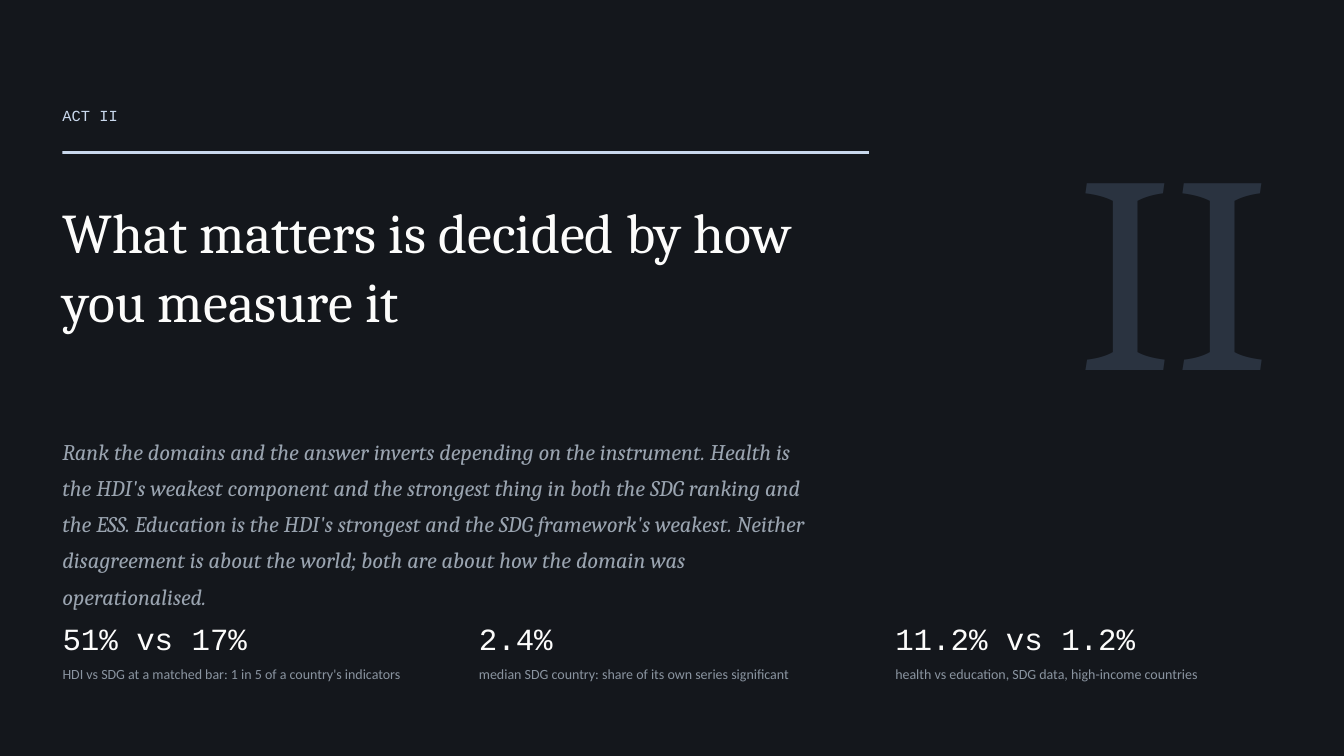
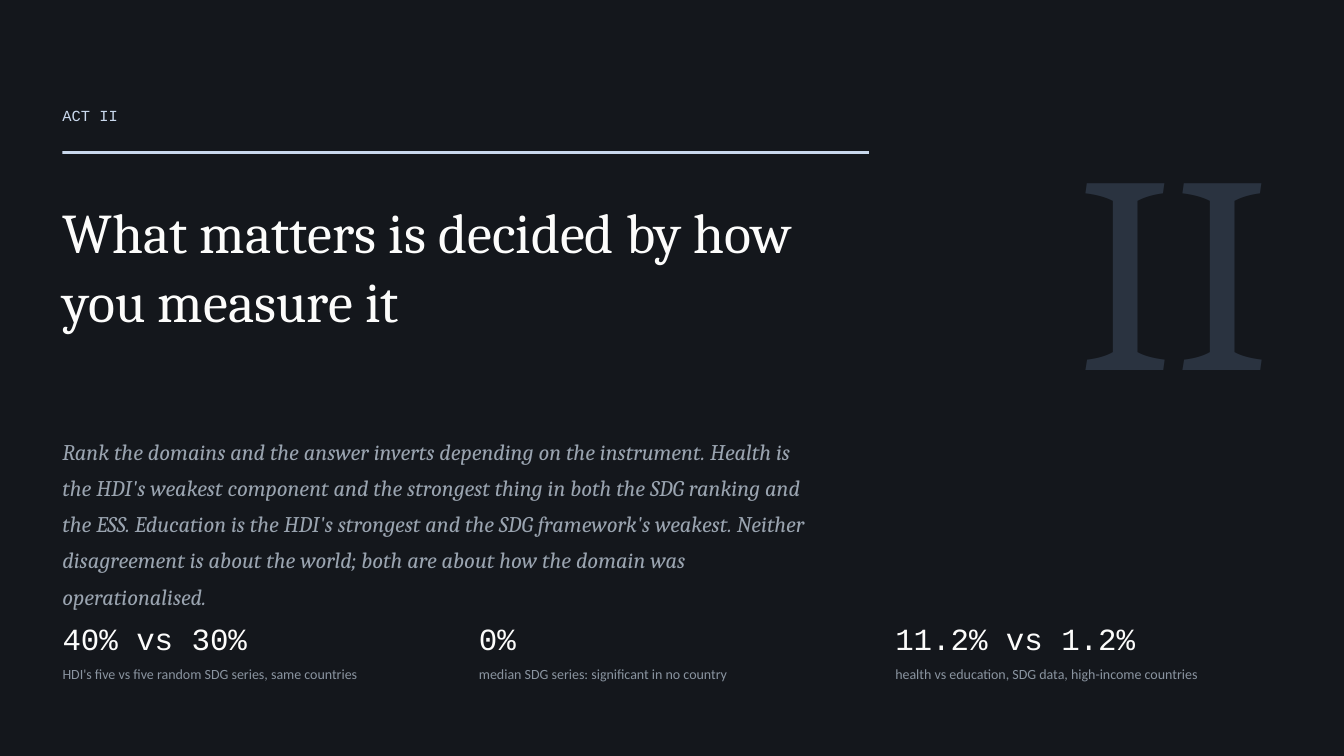
Before and after one commit to cwejnert/HDI-Happiness, a slide deck: slide 10 of deck/Measured_Where_It_Varies.pptx. Drawn at 1344x756 pixels with LibreOffice and Linux fonts; fonts in the diff are those of the drawing. Boxes give left, top, right and bottom in pixels: in the first picture for what was removed or moved away, otherwise in the second. Text is boxed around its words. In the diff, an @@ line names an element or a change of style, - is before the commit and + after.

```diff
--- a/deck/Measured_Where_It_Varies.pptx
+++ b/deck/Measured_Where_It_Varies.pptx
@@ text at [63,629,357,681]: text changed @@
-51% vs 17%
-HDI vs SDG at a matched bar: 1 in 5 of a country's indicators
+40% vs 30%
+HDI's five vs five random SDG series, same countries
@@ text at [479,629,727,682]: text changed @@
-2.4%
-median SDG country: share of its own series significant
+0%
+median SDG series: significant in no country
```
Also in this commit, not shown: 1 other slide changed, 5 other files.
